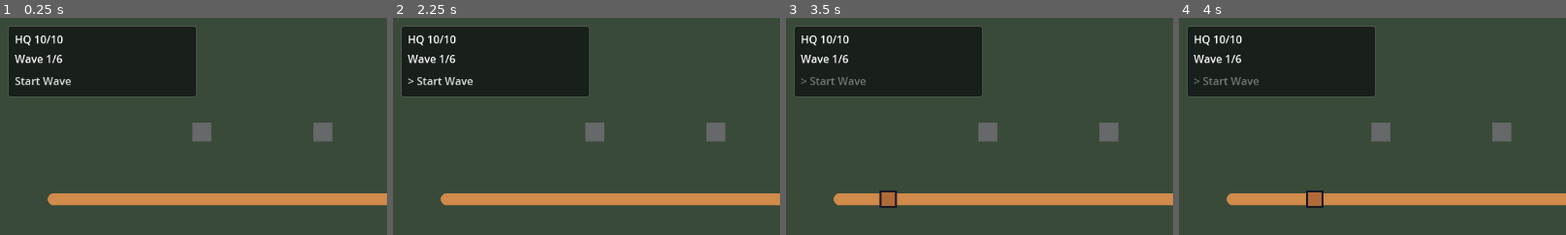
Above: before the commit, frames 1-4 (left to right).
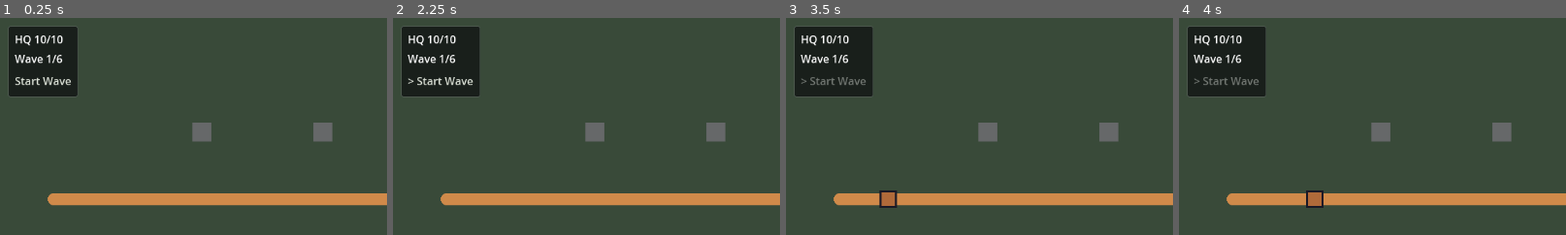
Above: after the commit, the same moments.

Repository: Guibrush/brackenward
Game: Godot game, scene res://scenes/main.tscn
The game is run twice, just before and just after one commit, with the same random seed, the same clock (stepped at 60 frames per second) and the same inputs. This scene is started directly instead of the project's main scene.
Inputs (mouse positions are % of the whole screen's width and height, from its top left):
- Up to frame 1 (0.25 s): no input
- Up to frame 2 (2.25 s): tap Enter (game_confirm) at 0.5, 0.6, 1.25, 2 s; move the mouse to (72, 45) at 0.52 s; click (72, 45) at 0.67 s; drag from (30, 55) to (45, 70) at 1.27 s; move the mouse to (60, 28) at 2.02 s; tap Up (game_focus_prev) at 2.1 s; click (60, 28) at 2.17 s
- Up to frame 3 (3.5 s): tap Enter (game_confirm) at 2.75 s; drag from (45, 70) to (20, 35) at 2.77 s
- Up to frame 4 (4 s): move the mouse to (80, 65) at 3.52 s; tap Down (game_focus_next) at 3.6 s; click (80, 65) at 3.67 s
The pictures show only the part of the screen within x 0-50%, y 0-50%; the shares and areas given below are measured in that part.

The runs differ from the first frame. In frame 1, 9.8% of the frame differs, in the area x 19-51%, y 4-37%; in frame 2, 9.1%; in frame 3, 9.1%; in frame 4, 9.1%.

Commit message:
fix(ui): corner block wraps its three lines
Block takes its minimum width instead of a fixed 280 px, and the action row no longer autowraps, so Start Wave stays on one line. Column is 84 px wide; the panel 104 px. Demo 187 checks green; frame confirms the snug box.

Agent: eng/gameplay
Task: T-0082

Diff:
--- a/scenes/build_panel.tscn
+++ b/scenes/build_panel.tscn
@@ -32,7 +32,7 @@
 layout_mode = 1
 offset_left = 12.0
 offset_top = 12.0
-offset_right = 292.0
+offset_right = 12.0
 offset_bottom = 12.0
 mouse_filter = 2
 theme_override_styles/panel = SubResource("StyleBoxFlat_block")
--- a/src/ui/build_panel.gd
+++ b/src/ui/build_panel.gd
@@ -1157,7 +1157,9 @@
 		text.name = "Text"
 		text.mouse_filter = Control.MOUSE_FILTER_IGNORE
 		text.vertical_alignment = VERTICAL_ALIGNMENT_CENTER
-		text.autowrap_mode = TextServer.AUTOWRAP_WORD_SMART
+		# No autowrap (T-0082): a row is one short action on one line. Wrapping let the
+		# Label report no text width, so a min-size block collapsed until "Start Wave"
+		# broke into "Start" / "Wave".
 		row.add_child(text)
 		list.add_child(row)
 		entry["node"] = row
Not shown, added: tasks/T-0082.md
